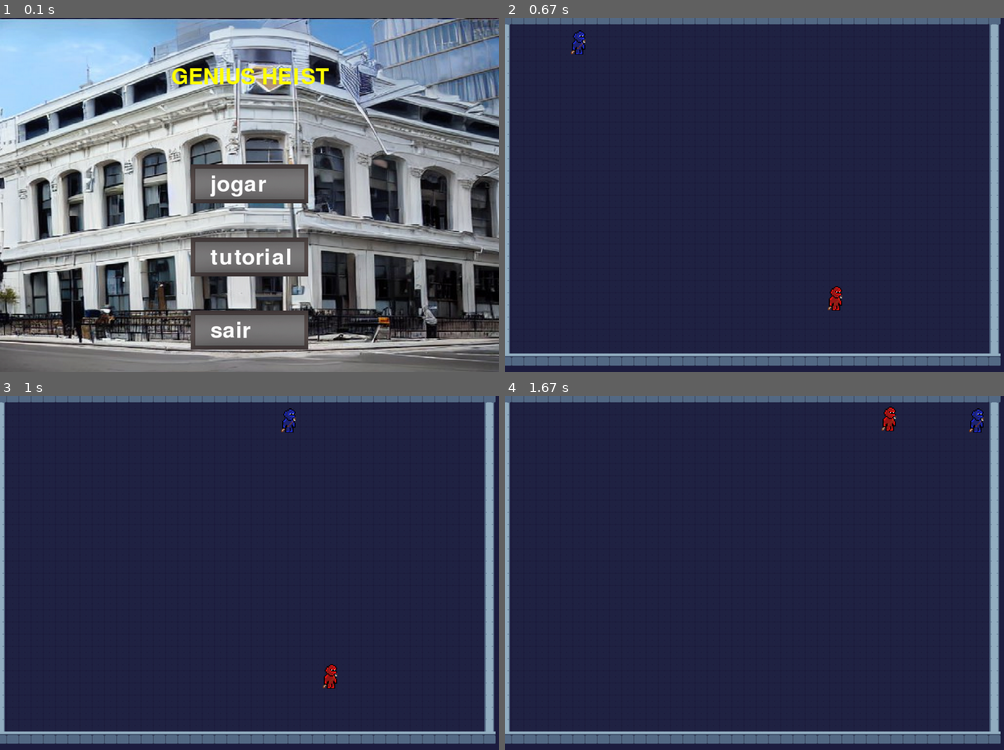
Above: before the commit, frames 1-4 (two rows, left to right).
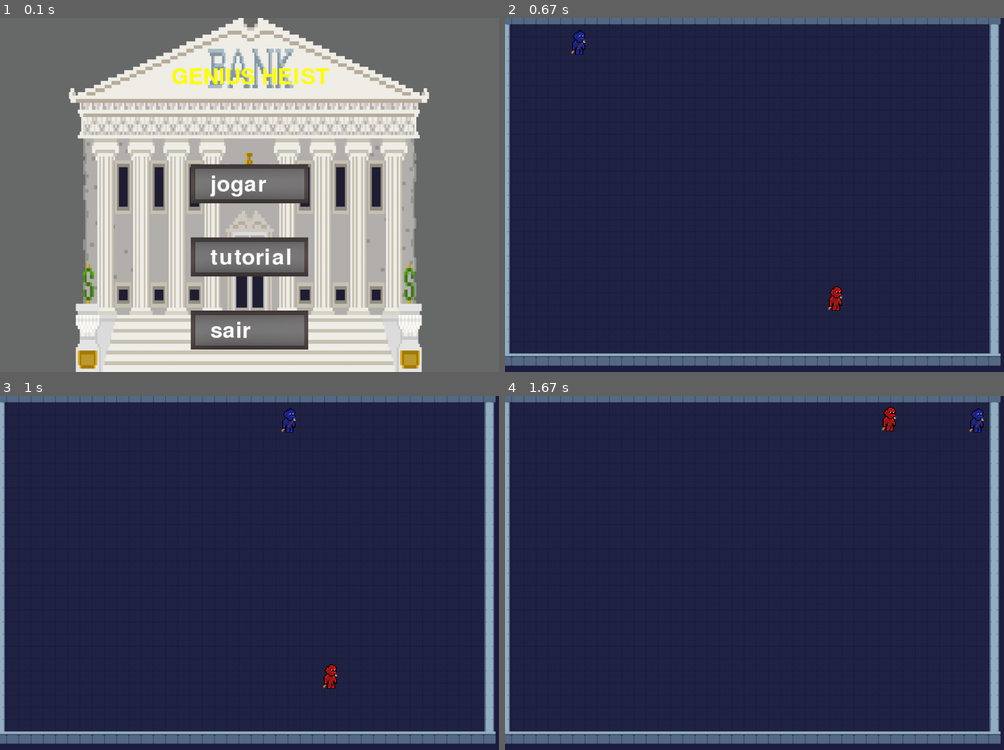
Above: after the commit, the same moments.

Repository: insper-classroom/devlife-23-1-projeto-pygame-gustavoc_sarti
Game: pygame game, started from main.py
Same seed, same stepped clock (60 frames per second), same inputs: the game is played once before the commit and once after it.
Inputs (mouse positions are in pixels of both pictures, inside the frame that each line leads up to):
- Up to frame 1 (0.1 s): no input
- Up to frame 2 (0.67 s): click "jogar" at 0.38 s
- Up to frame 3 (1 s): hold Right from 0.67 s (still down); move the mouse to (229, 587) at 0.7 s
- Up to frame 4 (1.67 s): release Right at 1.13 s; hold Up 1.17-1.47 s; hold W 1.17-1.47 s; hold Right from 1.5 s (still down); hold D from 1.5 s (still down)

The runs differ from the first frame. In frame 1, 80% of the frame differs, in the area x 0-100%, y 0-100%; in frame 2, nothing differs; in frame 3, nothing differs; in frame 4, nothing differs.

Commit message:
new menu img

Diff:
--- a/menu.py
+++ b/menu.py
@@ -15,7 +15,7 @@
         self.button = pygame.transform.scale(self.button, (240, 80))
 
         #Configura a imagem de fundo
-        self.background = pygame.image.load('assets/images/menu/bank.jpeg')
+        self.background = pygame.image.load('assets/images/menu/bank-pygame.jpeg')
         self.background = pygame.transform.scale(self.background,(1020,726))
 
         #Configura texto dos botões
Binary file added: assets/images/menu/bank-pygame.jpeg
